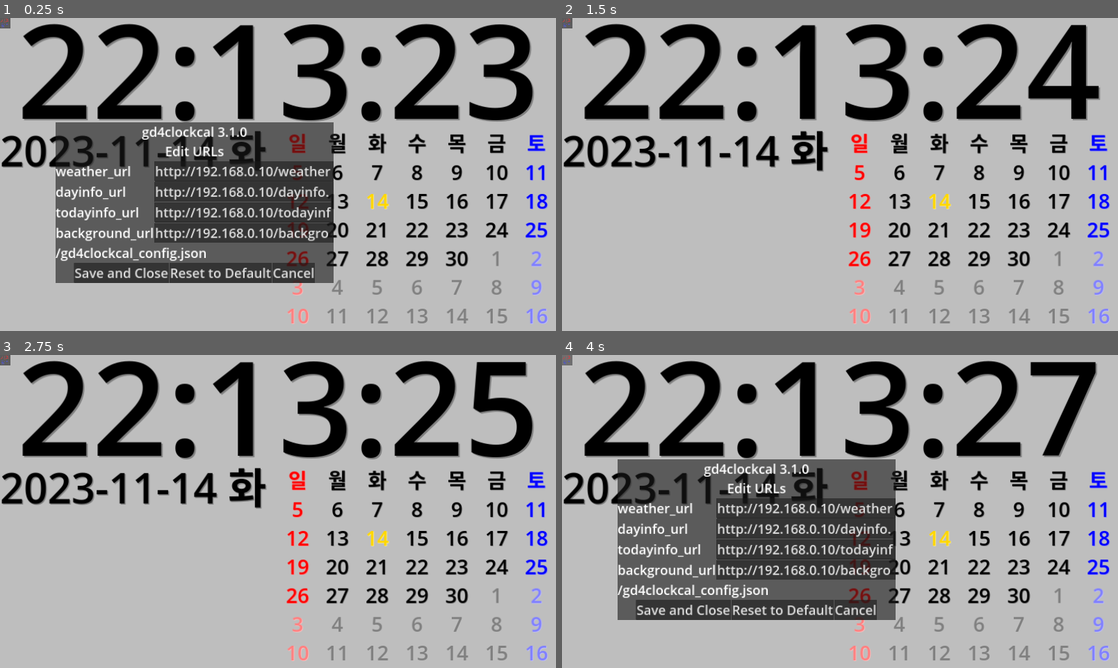
Above: before the commit, frames 1-4 (two rows, left to right).
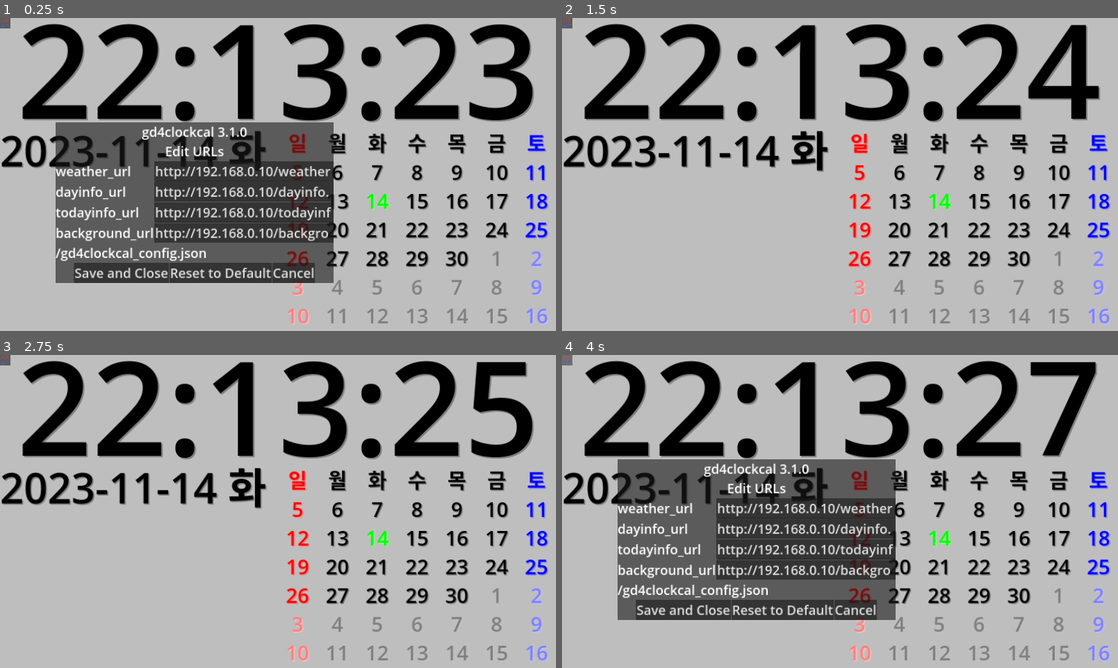
Above: after the commit, the same moments.

Repository: kasworld/gd4clockcal
Game: Godot game, scene res://main.tscn
Two runs of this game, one before a commit and one after it. Both use one fixed random seed, a clock stepped at 60 frames per second and the inputs below.
Inputs (mouse positions are in pixels of both pictures, inside the frame that each line leads up to):
- Up to frame 1 (0.25 s): no input
- Up to frame 2 (1.5 s): tap Enter at 0.5 s; click "Cancel" at 1.25 s
- Up to frame 3 (2.75 s): no input
- Up to frame 4 (4 s): tap Space at 2.75 s; click (567, 361) at 3.5 s

The runs differ from the first frame. In frame 1, 0.6% of the frame differs, in the area x 52-99%, y 37-98%; in frame 2, 0.7%, in the area x 51-99%, y 37-98%; in frame 3, 0.7%; in frame 4, 0.6%.
Error in both runs: Attempt to call function 'store_line' in base 'null instance' on a null instance. (res://config.gd:29)

Commit message:
set label color

Diff:
--- a/calendar/calendar.gd
+++ b/calendar/calendar.gd
@@ -8,6 +8,11 @@
 
 	init_calendar_labels(h/10)
 	update_calendar()
+
+func invert_font_color()->void:
+	for l in calendar_labels:
+		for lb in l:
+			Global.invert_label_color(lb)
 
 var calendar_labels = []
 func init_calendar_labels(font_size :float):
@@ -42,8 +47,7 @@
 				co = Global.weekdayColorInfo[wd][1]
 			elif dayIndexDict["day"] == todayDict["day"]:
 				co = Global.todayColor
-			curLabel.label_settings.font_color = co
-			curLabel.label_settings.shadow_color = co.lightened(0.5)
+			Global.set_label_color(curLabel, co, co.lightened(0.5))
 			dayIndex += 24*60*60
 
 var old_time_dict = {"day":0} # datetime dict
--- a/date_label/date_label.gd
+++ b/date_label/date_label.gd
@@ -9,6 +9,9 @@
 	$LabelDate.label_settings = Global.make_label_setting(h, co1, co2)
 	_on_timer_timeout()
 
+func invert_font_color()->void:
+	Global.invert_label_color($LabelDate)
+
 var old_time_dict = {"day":0} # datetime dict
 func _on_timer_timeout() -> void:
 	var time_now_dict = Time.get_datetime_dict_from_system()
--- a/global.gd
+++ b/global.gd
@@ -15,7 +15,7 @@
 ]
 var timelabel_color = [Color.BLACK,Color.BLACK.lightened(0.5)]
 var datelabel_color = [Color.BLACK,Color.BLACK.lightened(0.5)]
-var todayColor = Color.GOLD
+var todayColor = Color.GREEN
 
 var dayinfolabel_color = [Color.BLACK,Color.BLACK.lightened(0.5)]
 var weatherinfolabel_color = [Color.BLACK,Color.BLACK.lightened(0.5)]
@@ -47,17 +47,21 @@
 }
 
 # common functions
+func invert_label_color(lb :Label)->void:
+	lb.label_settings.font_color = lb.label_settings.font_color.inverted()
+	lb.label_settings.shadow_color = lb.label_settings.shadow_color.inverted()
+
+func set_label_color(lb :Label, co1 :Color, co2 :Color)->void:
+	lb.label_settings.font_color = co1
+	lb.label_settings.shadow_color = co2
 
 func make_label_setting(font_size :float , co1 :Color, co2 :Color)->LabelSettings:
 	var label_settings = LabelSettings.new()
 	label_settings.font_color = co1
 	label_settings.font_size = font_size
 	label_settings.shadow_color = co2
-	var offset = font_size /40
-	if offset < 3 :
-		offset = 3
-	if offset > 10 :
-		offset = 10
+	var offset = log( font_size) / log(2)
+	offset = clampf(offset, 3, 10)
 	label_settings.shadow_offset = Vector2(offset,offset)
 	return label_settings
 
--- a/main.tscn
+++ b/main.tscn
@@ -41,8 +41,6 @@
 [node name="TimeLabel" parent="." instance=ExtResource("7_bkgb5")]
 
 [node name="PanelOption" parent="." instance=ExtResource("3_5m56c")]
-offset_right = 943.0
-offset_bottom = 306.0
 
 [node name="ButtonOption" type="Button" parent="."]
 offset_right = 72.0
--- a/panel_option/panel_option.tscn
+++ b/panel_option/panel_option.tscn
@@ -3,6 +3,7 @@
 [ext_resource type="Script" path="res://panel_option/panel_option.gd" id="2_fkx3e"]
 
 [sub_resource type="SystemFont" id="SystemFont_ftanm"]
+subpixel_positioning = 0
 
 [sub_resource type="Theme" id="Theme_hvyh5"]
 default_font = SubResource("SystemFont_ftanm")
--- a/time_label/time_label.gd
+++ b/time_label/time_label.gd
@@ -8,6 +8,9 @@
 	$LabelTime.label_settings = Global.make_label_setting(h, co1, co2)
 	_on_timer_timeout()
 
+func invert_font_color()->void:
+	Global.invert_label_color($LabelTime)
+
 var old_time_dict = {"second":0} # datetime dict
 func _on_timer_timeout() -> void:
 	var time_now_dict = Time.get_datetime_dict_from_system()
